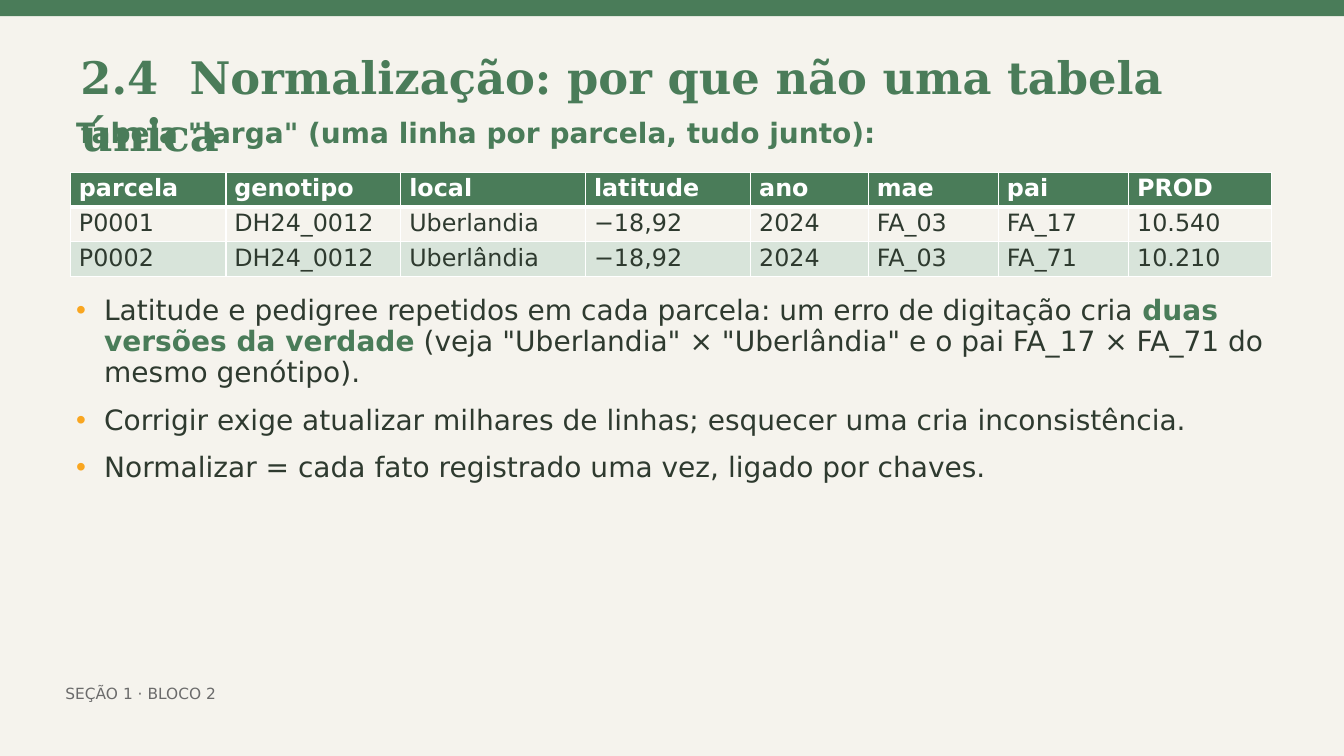
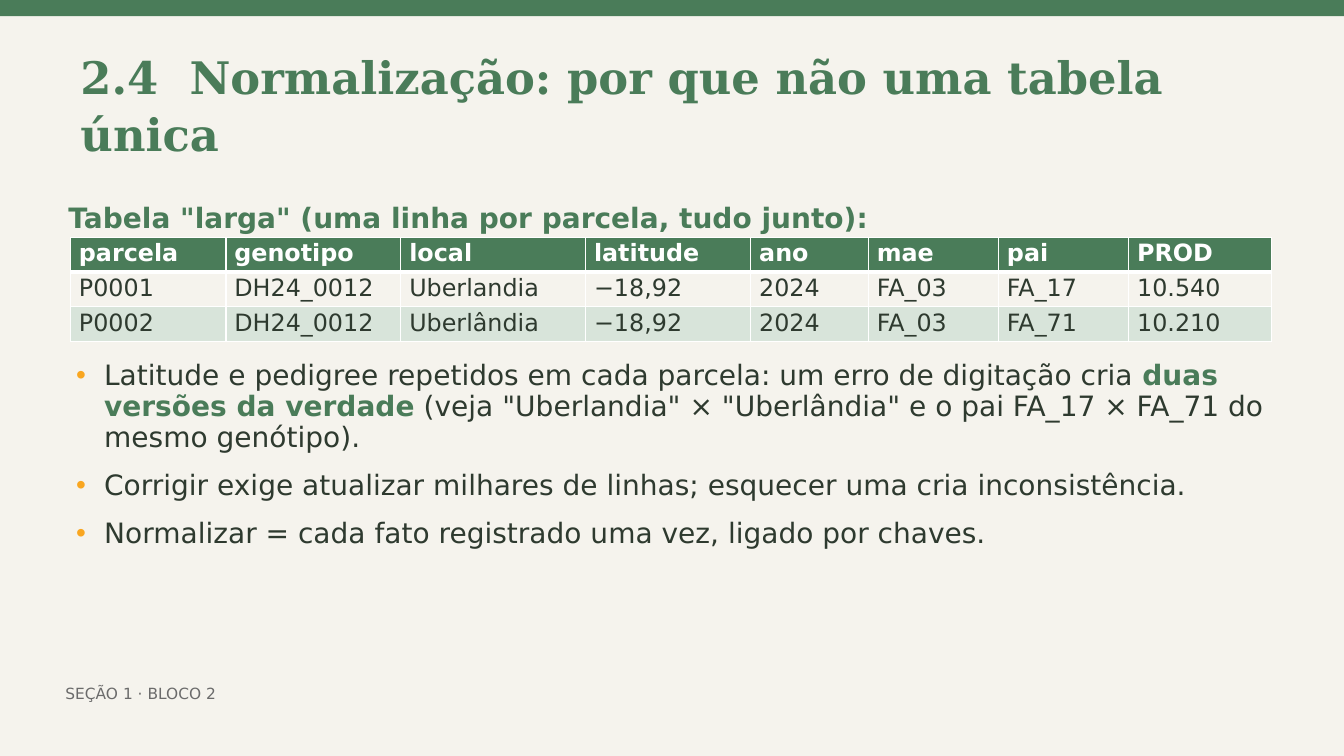
Before and after one commit to Bayer-Group/course-AI-UFV, a slide deck: slide 13 of 04. Inteligência Artificial e os Dados_Eder/Dados a base de toda IA no melhoramento_FIT796.pptx. Drawn at 1344x756 pixels with LibreOffice and Linux fonts; fonts in the diff are those of the drawing. Boxes give left, top, right and bottom in pixels: in the first picture for what was removed or moved away, otherwise in the second. Text is boxed around its words. In the diff, an @@ line names an element or a change of style, - is before the commit and + after.

```diff
--- a/04. Inteligência Artificial e os Dados_Eder/Dados a base de toda IA no melhoramento_FIT796.pptx
+++ b/04. Inteligência Artificial e os Dados_Eder/Dados a base de toda IA no melhoramento_FIT796.pptx
@@ text "Tabela "larga" (uma linha por ...": place and size @@
-text "Tabela "larga" (uma linha por ..." at (76, 121, 875, 150)
+text "Tabela "larga" (uma linha por ..." at (68, 206, 868, 234)
@@ table: place and size @@
-table at (71, 172, 1272, 276)
+table at (71, 237, 1272, 341)
@@ text "Latitude e pedigree repetidos em ...": place and size @@
-text "Latitude e pedigree repetidos em ..." at (104, 298, 1263, 483)
+text "Latitude e pedigree repetidos em ..." at (104, 363, 1263, 549)
```
Also in this commit, not shown: 31 other slides changed, 7 other files.
